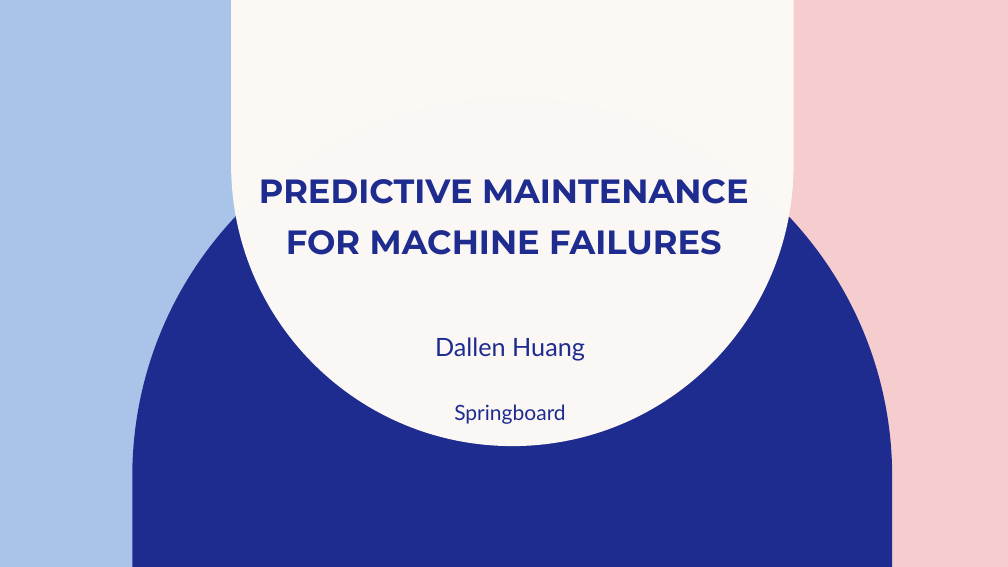
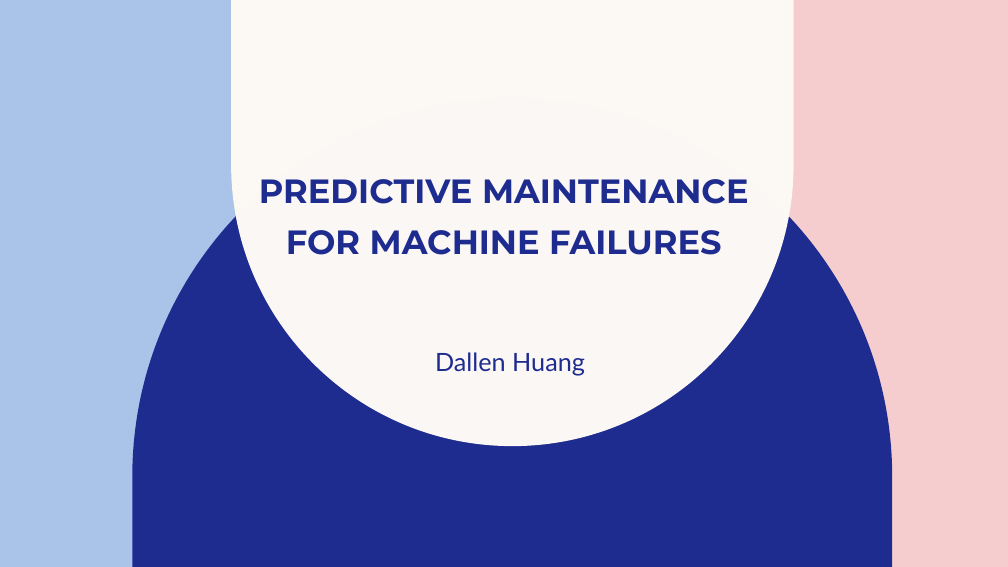
Before and after one commit to dallenwill/machine_predictive_maintenance, a slide deck: slide 1 of reports/mpm_presentation.pptx. Drawn at 1008x567 pixels with LibreOffice and Linux fonts; fonts in the diff are those of the drawing. Boxes give left, top, right and bottom in pixels: in the first picture for what was removed or moved away, otherwise in the second. Text is boxed around its words. In the diff, an @@ line names an element or a change of style, - is before the commit and + after.

```diff
--- a/reports/mpm_presentation.pptx
+++ b/reports/mpm_presentation.pptx
@@ subtitle at [454, 404, 565, 424]: paragraph removed @@
-Springboard
```
Also in this commit, not shown: 12 other slides changed, 7 other files.
